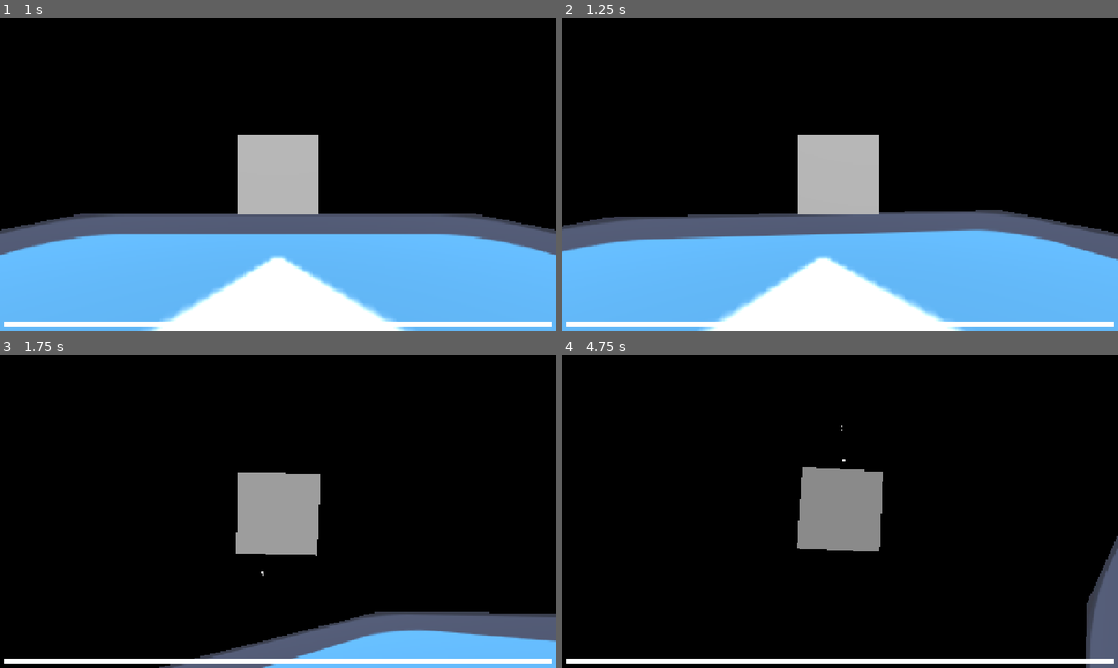
Above: before the commit, frames 1-4 (two rows, left to right).
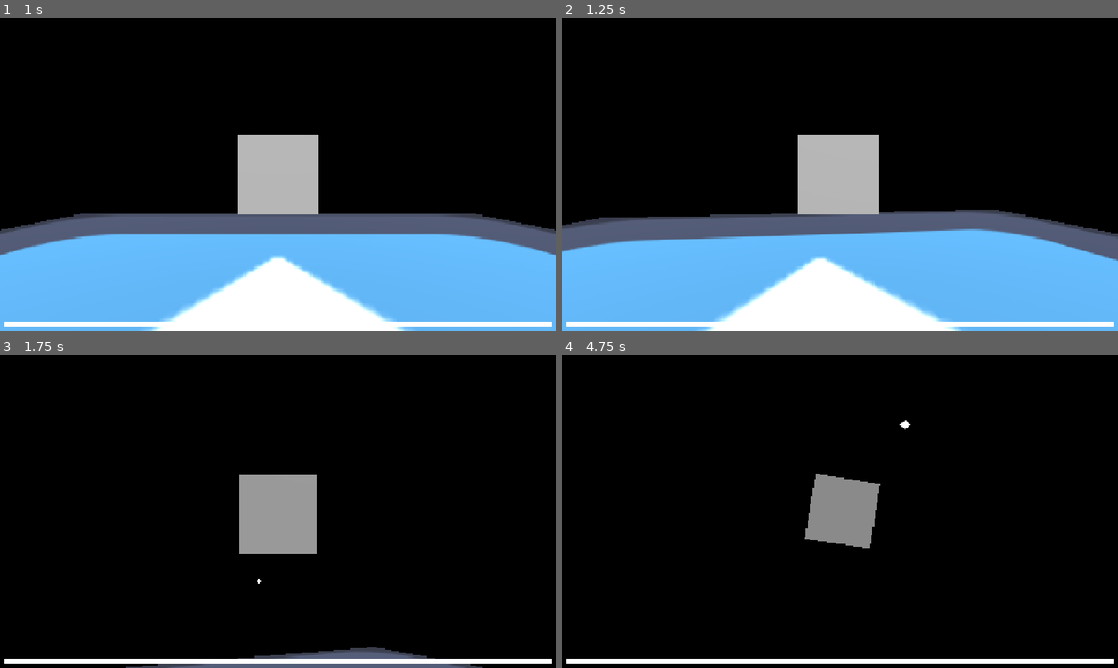
Above: after the commit, the same moments.

Repository: AlexGarbus/global-game-jam-2026
Game: Godot game, scene res://main/main.tscn
Two runs of this game, one before a commit and one after it. Both use one fixed random seed, a clock stepped at 60 frames per second and the inputs below. The engine's default icon, where the game draws it, is replaced by a stand-in: a white triangle on a blue panel in a dark square.
Inputs:
- Up to frame 1 (1 s): tap Enter at 0.5 s; hold D (move_right) from 0.53 s (still down); hold Space (shoot) from 0.53 s (still down)
- Up to frame 2 (1.25 s): keep holding D (move_right); keep holding Space (shoot)
- Up to frame 3 (1.75 s): release D (move_right) at 1.28 s; release Space (shoot) at 1.28 s; hold S (move_down) from 1.28 s (still down); tap Space (shoot) at 1.35 s
- Up to frame 4 (4.75 s): release S (move_down) at 2.03 s; hold D (move_right) 2.03-2.78 s; hold Space (shoot) 2.03-2.78 s; hold Z (accelerate) 2.78-3.53 s; tap Space (shoot) at 2.85, 4.35 s; hold Space (shoot) 3.53-4.28 s; hold A (move_left) from 3.53 s (still down)

Frame 1 is identical in both runs. In frame 2, 1.0% of the frame differs, in the area x 0-100%, y 61-100%; in frame 3, 8.3%, in the area x 22-100%, y 37-100%; in frame 4, 3.1%.

Commit message:
Refine player movement

Diff:
--- a/entities/player/player.gd
+++ b/entities/player/player.gd
@@ -7,13 +7,14 @@
 @export_range(0.0, 5.0, 0.1, "or_greater", "hide_control", "suffix:m/s") var _max_linear_speed := 5.0
 @export_range(0.0, 5.0, 0.1, "or_greater", "hide_control") var _linear_acceleration := 5.0
 @export_group("Angular Motion")
-@export_range(0.0, 5.0, 0.1, "or_greater", "hide_control", "suffix:m/s") var _max_angular_speed := 5.0
+@export_range(0.0, 5.0, 0.1, "or_greater", "hide_control", "suffix:rad/s") var _max_angular_speed := 5.0
 @export_range(0.0, 5.0, 0.1, "or_greater", "hide_control") var _angular_acceleration := 5.0
 @export_range(-90.0, 0.0, 0.1, "radians_as_degrees") var _min_pitch := 0.0
 @export_range(0.0, 90.0, 0.1, "radians_as_degrees") var _max_pitch := 0.0
 
 var input_disabled := false
 var _angular_speed := Vector2.ZERO
+var _linear_speed := 0.0
 var _knockback_angle := 0.0
 
 @onready var health: Health = $Health
@@ -33,11 +34,11 @@
 func _integrate_forces(state: PhysicsDirectBodyState3D) -> void:
 	if input_disabled:
 		return
-	_apply_angular_input(state)
-	_apply_linear_input(state)
+	_apply_angular_force(state)
+	_apply_linear_force(state)
 
 
-func _apply_angular_input(state: PhysicsDirectBodyState3D) -> void:
+func _apply_angular_force(state: PhysicsDirectBodyState3D) -> void:
 	var to_x := 0.0
 	var to_y := 0.0
 	var input_dir := Input.get_vector("move_right", "move_left", "move_up", "move_down")
@@ -55,25 +56,26 @@
 		to_x = clamp(_angular_speed.x + input_dir.y, -_max_angular_speed, _max_angular_speed)
 	_angular_speed.x = move_toward(_angular_speed.x, to_x, _angular_acceleration * state.step)
 	_angular_speed.y = move_toward(_angular_speed.y, to_y, _angular_acceleration * state.step)
-	state.angular_velocity = _angular_speed.x * Vector3.RIGHT + _angular_speed.y * Vector3.UP
+	state.transform.basis = state.transform.basis.rotated(Vector3.UP, _angular_speed.y * state.step)
+	state.transform.basis = state.transform.basis.rotated(state.transform.basis.x, _angular_speed.x * state.step)
 
 
-func _apply_linear_input(state: PhysicsDirectBodyState3D)-> void:
-	var current_speed := state.linear_velocity.length()
-	var new_speed := 0.0
-	if Input.is_action_pressed("accelerate"):
-		if current_speed >= _max_linear_speed:
-			new_speed = _max_linear_speed
-		else:
-			var delta := _linear_acceleration * state.step
-			new_speed = move_toward(current_speed, _max_linear_speed, delta)
-	state.linear_velocity = state.transform.basis.z * -new_speed
+func _apply_linear_force(state: PhysicsDirectBodyState3D)-> void:
+	var delta := _linear_acceleration * state.step
+	_linear_speed = move_toward(_linear_speed, _max_linear_speed, delta)
+	state.linear_velocity = state.transform.basis.z * -_linear_speed
 
 
 func _set_force_integration(enabled: bool) -> void:
 	custom_integrator = not enabled
 	input_disabled = enabled
 	_damage_area.set_deferred("monitoring", not enabled)
+	if enabled:
+		_angular_speed = Vector2.ZERO
+		_linear_speed = 0
+	else:
+		angular_velocity = Vector3.ZERO
+		linear_velocity = Vector3.ZERO
 
 
 func _start_knockback() -> void:
@@ -84,10 +86,10 @@
 
 
 func _end_knockback() -> void:
-	_set_force_integration(false)
 	global_position.y += knockback_correction
 	global_rotation = Vector3(0, _knockback_angle, 0)
 	_camera_pivot.lock_rotation = false
+	_set_force_integration(false)
 
 
 func _on_health_changed(old_value: int, new_value: int) -> void:
--- a/entities/player/player.tscn
+++ b/entities/player/player.tscn
@@ -26,15 +26,8 @@
 custom_integrator = true
 script = ExtResource("1_abrql")
 _max_linear_speed = 25.0
-_min_pitch = -0.7853981633974483
-_max_pitch = 0.7853981633974483
-
-[node name="Effects" type="Node" parent="." unique_id=1103082749]
-script = ExtResource("2_bectd")
-
-[node name="DefeatTimer" type="Timer" parent="Effects" unique_id=386012798]
-wait_time = 3.0
-one_shot = true
+_min_pitch = -1.2217304763960306
+_max_pitch = 1.2217304763960306
 
 [node name="CollisionShape3D" type="CollisionShape3D" parent="." unique_id=876458185]
 shape = SubResource("BoxShape3D_symyc")
@@ -95,6 +88,13 @@
 autoplay = ""
 frame_progress = 0.05741931
 
+[node name="Effects" type="Node" parent="." unique_id=1103082749]
+script = ExtResource("2_bectd")
+
+[node name="DefeatTimer" type="Timer" parent="Effects" unique_id=386012798]
+wait_time = 3.0
+one_shot = true
+
 [node name="Health" type="Node" parent="." unique_id=2010310480]
 script = ExtResource("1_symyc")
 max_value = 10
--- a/project.godot
+++ b/project.godot
@@ -10,7 +10,7 @@
 
 [application]
 
-config/name="Global Game Jam 2026"
+config/name="Sandbox"
 run/main_scene="uid://cftk4g0qb53gu"
 config/features=PackedStringArray("4.6", "GL Compatibility")
 config/icon="res://icon.svg"
Not shown: 1 places in entities/player/player.tscn that only renumber resources
